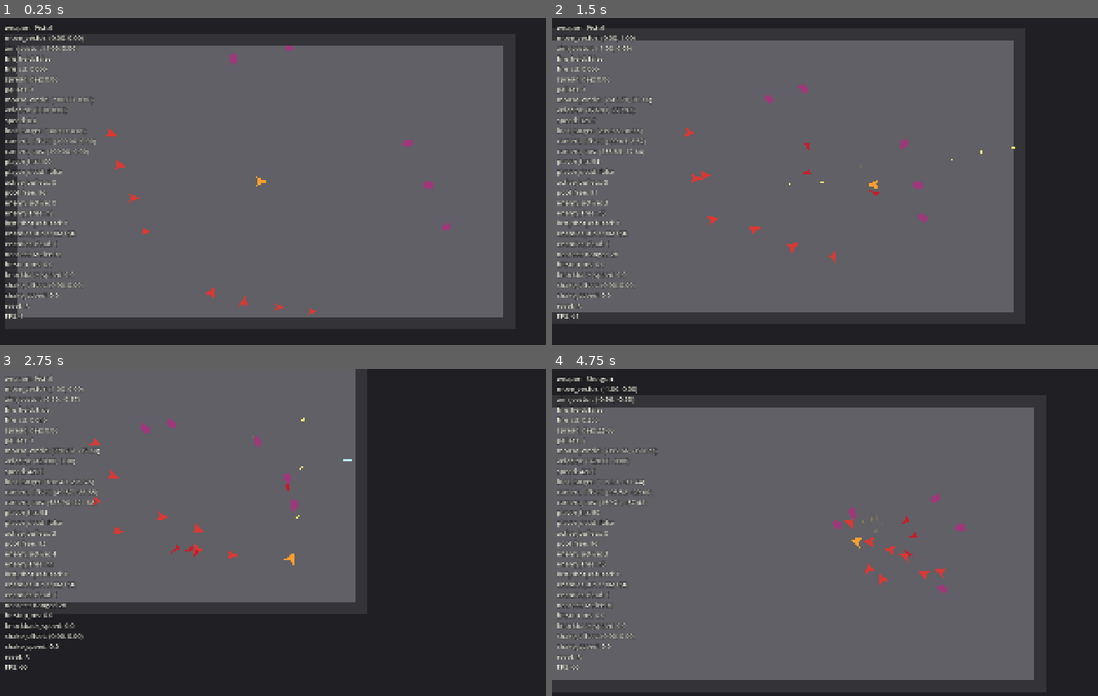
Above: before the commit, frames 1-4 (two rows, left to right).
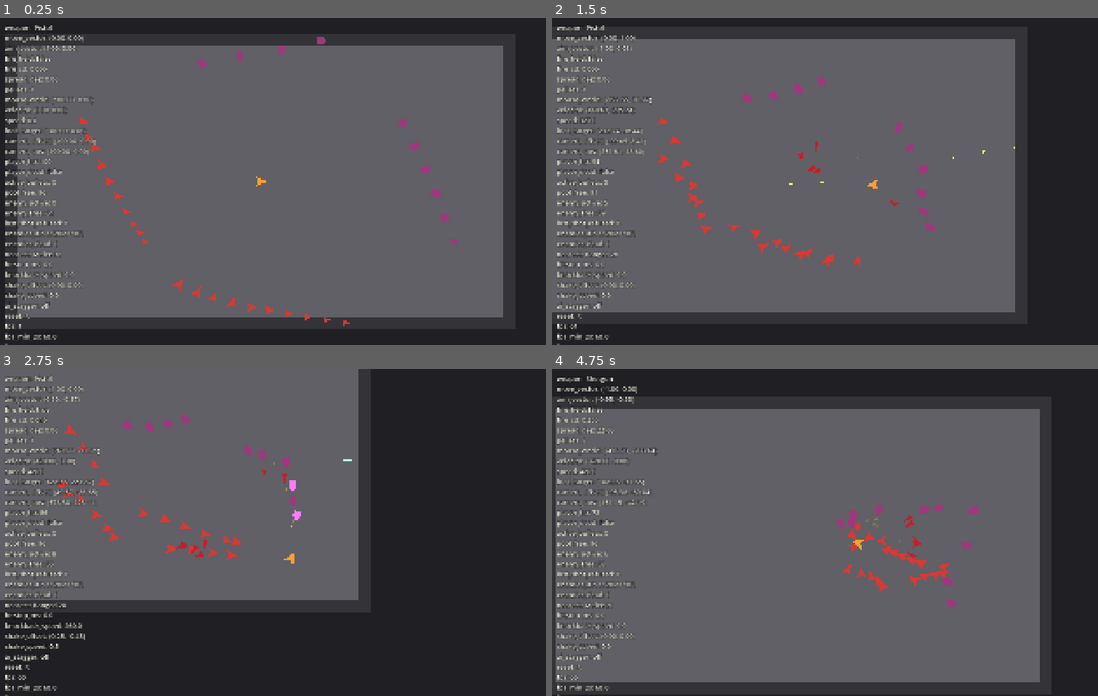
Above: after the commit, the same moments.

Repository: ZhiH2333/WPG
Game: Godot game, scene res://sandbox/combat_sandbox.tscn
The game is run twice, just before and just after one commit, with the same random seed, the same clock (stepped at 60 frames per second) and the same inputs.
Inputs (mouse positions are in pixels of both pictures, inside the frame that each line leads up to):
- Up to frame 1 (0.25 s): no input
- Up to frame 2 (1.5 s): move the mouse to (972, 165) at 0.52 s; press the mouse at (972, 165) at 0.53 s; hold D (move_right) 0.53-1.28 s; move the mouse to (726, 197) at 1.27 s; release the mouse at (726, 197) at 1.28 s; hold S (move_down) from 1.28 s (still down); click (726, 197) at 1.35 s
- Up to frame 3 (2.75 s): move the mouse to (349, 460) at 2.02 s; release S (move_down) at 2.03 s; press the mouse at (349, 460) at 2.03 s; hold D (move_right) from 2.03 s (still down); tap 1 (weapon_pistol) at 2.1 s
- Up to frame 4 (4.75 s): move the mouse to (814, 597) at 2.77 s; release D (move_right) at 2.78 s; release the mouse at (814, 597) at 2.78 s; hold W (move_up) 2.78-3.53 s; tap 3 (weapon_rifle) at 2.85 s; click (814, 597) at 3.05 s; move the mouse to (1016, 581) at 3.52 s; press the mouse at (1016, 581) at 3.53 s; hold A (move_left) from 3.53 s (still down); tap 2 (weapon_shotgun) at 3.6 s; move the mouse to (666, 483) at 4.27 s; release the mouse at (666, 483) at 4.28 s; click (666, 483) at 4.35 s

The runs differ from the first frame. In frame 1, 1.3% of the frame differs, in the area x 0-84%, y 5-100%; in frame 2, 2.2%; in frame 3, 2.5%; in frame 4, 3.9%, in the area x 0-90%, y 8-100%.

Commit message:
:sparkles: sandbox(13->30)

Diff:
--- a/debug/debug_overlay.gd
+++ b/debug/debug_overlay.gd
@@ -1,5 +1,9 @@
 extends CanvasLayer
 class_name DebugOverlay
+
+const FPS_WINDOW_SEC: float = 2.0
+const FPS_SLOT_COUNT: int = 20
+const AI_STAGGER_LABEL: String = "off"
 
 var _player: Player
 var _player_input: PlayerInput
@@ -8,8 +12,21 @@
 var _pool: ProjectilePool
 var _enemy_pool: ProjectilePool
 var _enemies: Array[EnemyBase] = []
+var _fps_slot_min: PackedFloat32Array = PackedFloat32Array()
+var _fps_slot_sum: PackedFloat32Array = PackedFloat32Array()
+var _fps_slot_count: PackedInt32Array = PackedInt32Array()
+var _fps_slot_index: int = 0
+var _fps_slot_elapsed: float = 0.0
+var _fps_min_2s: float = 0.0
+var _fps_avg_2s: float = 0.0
 
 @onready var _label: Label = $Label
+
+func _ready() -> void:
+	_fps_slot_min.resize(FPS_SLOT_COUNT)
+	_fps_slot_sum.resize(FPS_SLOT_COUNT)
+	_fps_slot_count.resize(FPS_SLOT_COUNT)
+	_reset_fps_slots()
 
 func bind_player(player: Player) -> void:
 	_player = player
@@ -33,7 +50,14 @@
 func bind_enemies(enemies: Array[EnemyBase]) -> void:
 	_enemies = enemies
 
-func _process(_delta: float) -> void:
+func get_fps_min_2s() -> float:
+	return _fps_min_2s
+
+func get_fps_avg_2s() -> float:
+	return _fps_avg_2s
+
+func _process(delta: float) -> void:
+	_tick_fps_window(delta)
 	_refresh_label()
 
 func _refresh_label() -> void:
@@ -46,7 +70,7 @@
 	var fps: int = Engine.get_frames_per_second()
 	var velocity: Vector2 = _read_velocity()
 	var weapon: Weapon = _read_weapon()
-	return "weapon: %s\nmove_vector: %s\naim_vector: %s\nfire_h …(363 unchanged characters)… f\nshake_offset: %s\nshake_speed: %.1f\nreset: R\nFPS: %d" % [
+	return "weapon: %s\nmove_vector: %s\naim_vector: %s\nfire_h …(363 unchanged characters)… f\nshake_offset: %s\nshake_speed: %.1f\nai_stagger: %s\nreset: R\nfps: %d\nfps_min_2s: %.1f\nfps_avg_2s: %.1f" % [
 		_read_weapon_name(weapon),
 		_format_vector(_player_input.move_vector),
 		_format_vector(_player_input.aim_vector),
@@ -74,7 +98,10 @@
 		_read_knockback_speed(),
 		_format_vector(_read_shake_offset()),
 		_read_shake_speed(),
+		AI_STAGGER_LABEL,
 		fps,
+		_fps_min_2s,
+		_fps_avg_2s,
 	]
 
 func _read_weapon() -> Weapon:
@@ -215,5 +242,43 @@
 		return nearest
 	return _enemies[0]
 
+func _tick_fps_window(delta: float) -> void:
+	if delta <= 0.0:
+		return
+	var instant_fps: float = 1.0 / delta
+	_fps_slot_min[_fps_slot_index] = minf(_fps_slot_min[_fps_slot_index], instant_fps)
+	_fps_slot_sum[_fps_slot_index] += instant_fps
+	_fps_slot_count[_fps_slot_index] += 1
+	_fps_slot_elapsed += delta
+	if _fps_slot_elapsed >= FPS_WINDOW_SEC / float(FPS_SLOT_COUNT):
+		_fps_slot_elapsed = 0.0
+		_fps_slot_index = (_fps_slot_index + 1) % FPS_SLOT_COUNT
+		_fps_slot_min[_fps_slot_index] = INF
+		_fps_slot_sum[_fps_slot_index] = 0.0
+		_fps_slot_count[_fps_slot_index] = 0
+	_refresh_fps_stats()
+
+func _refresh_fps_stats() -> void:
+	var min_fps: float = INF
+	var sum_fps: float = 0.0
+	var samples: int = 0
+	for i: int in FPS_SLOT_COUNT:
+		if _fps_slot_count[i] <= 0:
+			continue
+		min_fps = minf(min_fps, _fps_slot_min[i])
+		sum_fps += _fps_slot_sum[i]
+		samples += _fps_slot_count[i]
+	_fps_min_2s = 0.0 if min_fps == INF else min_fps
+	_fps_avg_2s = 0.0 if samples <= 0 else sum_fps / float(samples)
+
+func _reset_fps_slots() -> void:
+	_fps_slot_min.fill(INF)
+	_fps_slot_sum.fill(0.0)
+	_fps_slot_count.fill(0)
+	_fps_slot_index = 0
+	_fps_slot_elapsed = 0.0
+	_fps_min_2s = 0.0
+	_fps_avg_2s = 0.0
+
 func _format_vector(value: Vector2) -> String:
 	return "(%.2f, %.2f)" % [value.x, value.y]
--- a/sandbox/combat_sandbox.gd
+++ b/sandbox/combat_sandbox.gd
@@ -3,7 +3,7 @@
 
 const PROJECTILE_SCENE: PackedScene = preload("res://weapons/projectile.tscn")
 const POOL_CAPACITY: int = 96
-const ENEMY_POOL_CAPACITY: int = 48
+const ENEMY_POOL_CAPACITY: int = 64
 
 ## 只有鼠标在窗口内且窗口有焦点时才藏系统光标，避免出窗后桌面丢指针。
 var _mouse_inside_window: bool = true
@@ -104,14 +104,14 @@
 	return "top"
 
 func _stagger_for_side(side: String, index_in_side: int) -> float:
-	var base_sec: float = 0.05
+	var base_sec: float = 0.0
 	if side == "bottom":
-		base_sec = 0.12
+		base_sec = 0.04
 	elif side == "right":
-		base_sec = 0.10
+		base_sec = 0.06
 	elif side == "top":
-		base_sec = 0.16
-	return clampf(base_sec + float(index_in_side) * 0.12, 0.0, 0.8)
+		base_sec = 0.08
+	return clampf(base_sec + float(index_in_side) * 0.06, 0.0, 0.8)
 
 func _bind_window_cursor() -> void:
 	var window: Window = get_window()
--- a/sandbox/combat_sandbox.tscn
+++ b/sandbox/combat_sandbox.tscn
@@ -76,43 +76,94 @@
 [node name="Enemies" type="Node2D" parent="."]
 
 [node name="MeleeLeft1" parent="Enemies" instance=ExtResource("7_melee")]
-position = Vector2(-520, -160)
+position = Vector2(-620, -200)
 
 [node name="MeleeLeft2" parent="Enemies" instance=ExtResource("7_melee")]
-position = Vector2(-470, -55)
+position = Vector2(-590, -155)
 
 [node name="MeleeLeft3" parent="Enemies" instance=ExtResource("7_melee")]
-position = Vector2(-420, 55)
+position = Vector2(-560, -110)
 
 [node name="MeleeLeft4" parent="Enemies" instance=ExtResource("7_melee")]
-position = Vector2(-380, 165)
+position = Vector2(-530, -55)
+
+[node name="MeleeLeft5" parent="Enemies" instance=ExtResource("7_melee")]
+position = Vector2(-500, 0)
+
+[node name="MeleeLeft6" parent="Enemies" instance=ExtResource("7_melee")]
+position = Vector2(-470, 50)
+
+[node name="MeleeLeft7" parent="Enemies" instance=ExtResource("7_melee")]
+position = Vector2(-445, 100)
+
+[node name="MeleeLeft8" parent="Enemies" instance=ExtResource("7_melee")]
+position = Vector2(-420, 140)
+
+[node name="MeleeLeft9" parent="Enemies" instance=ExtResource("7_melee")]
+position = Vector2(-400, 170)
+
+[node name="MeleeLeft10" parent="Enemies" instance=ExtResource("7_melee")]
+position = Vector2(-380, 200)
 
 [node name="MeleeBottom1" parent="Enemies" instance=ExtResource("7_melee")]
-position = Vector2(-165, 380)
+position = Vector2(-280, 365)
 
 [node name="MeleeBottom2" parent="Enemies" instance=ExtResource("7_melee")]
-position = Vector2(-55, 400)
+position = Vector2(-218, 378)
 
 [node name="MeleeBottom3" parent="Enemies" instance=ExtResource("7_melee")]
-position = Vector2(60, 415)
+position = Vector2(-155, 390)
 
 [node name="MeleeBottom4" parent="Enemies" instance=ExtResource("7_melee")]
-position = Vector2(170, 430)
+position = Vector2(-93, 402)
+
+[node name="MeleeBottom5" parent="Enemies" instance=ExtResource("7_melee")]
+position = Vector2(-30, 415)
+
+[node name="MeleeBottom6" parent="Enemies" instance=ExtResource("7_melee")]
+position = Vector2(30, 425)
+
+[node name="MeleeBottom7" parent="Enemies" instance=ExtResource("7_melee")]
+position = Vector2(93, 437)
+
+[node name="MeleeBottom8" parent="Enemies" instance=ExtResource("7_melee")]
+position = Vector2(155, 448)
+
+[node name="MeleeBottom9" parent="Enemies" instance=ExtResource("7_melee")]
+position = Vector2(218, 458)
+
+[node name="MeleeBottom10" parent="Enemies" instance=ExtResource("7_melee")]
+position = Vector2(280, 468)
 
 [node name="RangedRight1" parent="Enemies" instance=ExtResource("8_ranged")]
-position = Vector2(500, -130)
+position = Vector2(490, -200)
 
 [node name="RangedRight2" parent="Enemies" instance=ExtResource("8_ranged")]
-position = Vector2(555, 10)
+position = Vector2(520, -120)
 
 [node name="RangedRight3" parent="Enemies" instance=ExtResource("8_ranged")]
-position = Vector2(615, 150)
+position = Vector2(550, -40)
+
+[node name="RangedRight4" parent="Enemies" instance=ExtResource("8_ranged")]
+position = Vector2(580, 40)
+
+[node name="RangedRight5" parent="Enemies" instance=ExtResource("8_ranged")]
+position = Vector2(610, 120)
+
+[node name="RangedRight6" parent="Enemies" instance=ExtResource("8_ranged")]
+position = Vector2(640, 200)
 
 [node name="RangedTop1" parent="Enemies" instance=ExtResource("8_ranged")]
-position = Vector2(-90, -410)
+position = Vector2(-200, -405)
 
 [node name="RangedTop2" parent="Enemies" instance=ExtResource("8_ranged")]
-position = Vector2(95, -440)
+position = Vector2(-70, -425)
+
+[node name="RangedTop3" parent="Enemies" instance=ExtResource("8_ranged")]
+position = Vector2(70, -445)
+
+[node name="RangedTop4" parent="Enemies" instance=ExtResource("8_ranged")]
+position = Vector2(200, -465)
 
 [node name="Projectiles" type="Node2D" parent="."]
 script = ExtResource("6_pool")
Not shown, changed: README.md
